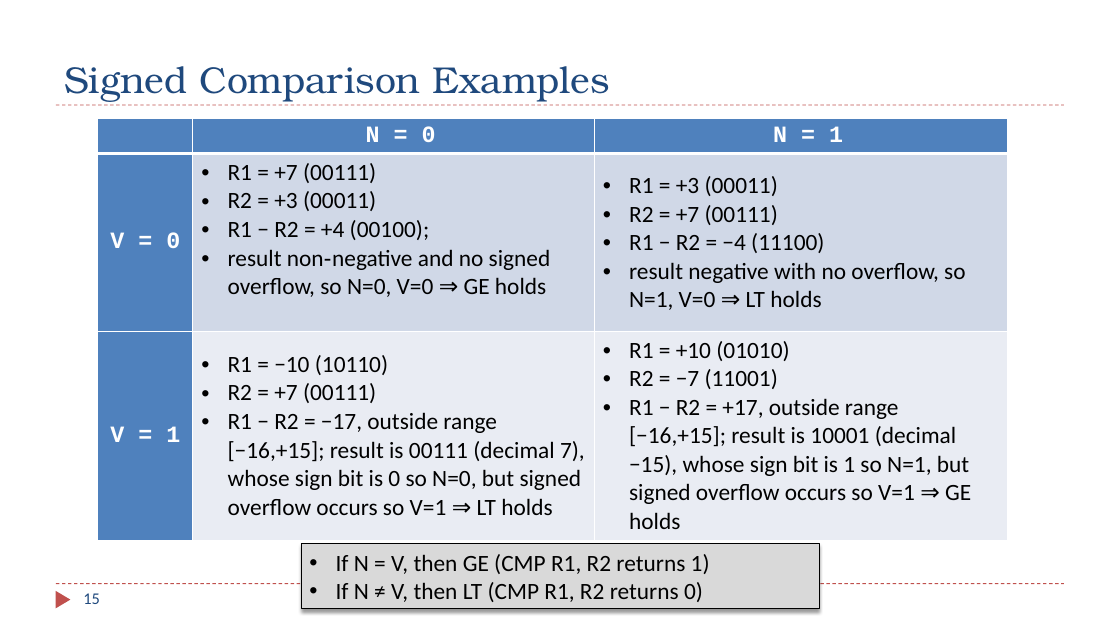
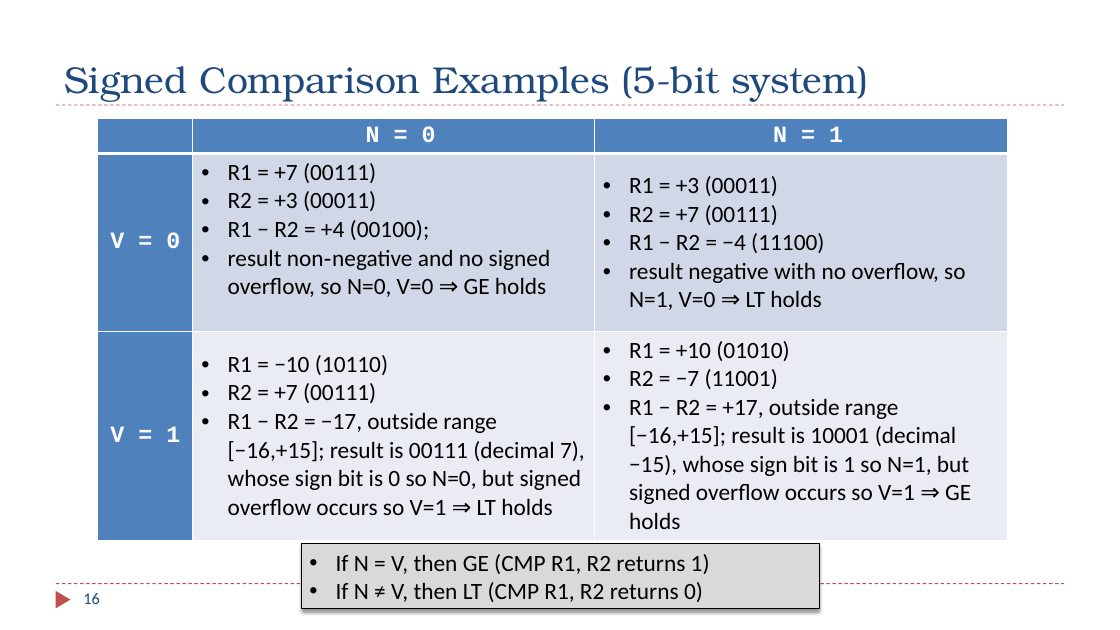
Before and after one commit to guhofstra/CSC111Fa25, a slide deck: slide 16 of PPTs/Ch6_ARM_Control_Flow.pptx (slide 15 before the commit). Drawn at 1120x630 pixels with LibreOffice and Linux fonts; fonts in the diff are those of the drawing. Boxes give left, top, right and bottom in pixels: in the first picture for what was removed or moved away, otherwise in the second. Text is boxed around its words. In the diff, an @@ line names an element or a change of style, - is before the commit and + after.

```diff
--- a/PPTs/Ch6_ARM_Control_Flow.pptx
+++ b/PPTs/Ch6_ARM_Control_Flow.pptx
@@ title at bbox=[64, 66, 868, 102]: text changed @@
-Signed Comparison Examples
+Signed Comparison Examples (5-bit system)
@@ page number at bbox=[83, 593, 100, 604]: text changed @@
-15
+16
```
Also in this commit, not shown: 4 other slides changed, 1 slide added, 6 other files.
